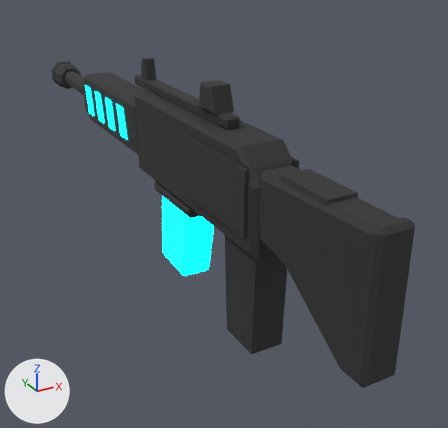
The glTF model public/assets/models/rifle.glb: old version first, new version second.
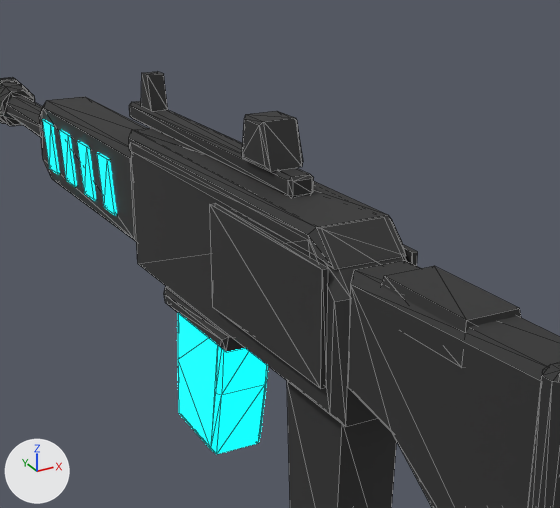
There are two pictures of each version: one whole from a 50 mm lens placed at (-0.288, -0.504, 0.266), pointed at (0.061, 0.13, -0.051), one close up on the part from 14% to 85% of the width and 4% to 72% of the height. Arrows for +X, +Y and +Z are at lower left; the lights stay in place. The older version's two pictures come first. The close-ups show mesh edges as thin lines. Where no turn or scale is listed for an object, it has been applied to the vertices. Vertices at exactly the same position are counted once.

Objects in the first close-up: 'frame', 'grip', 'heat_cell', 'heat_vents', 'trim'.
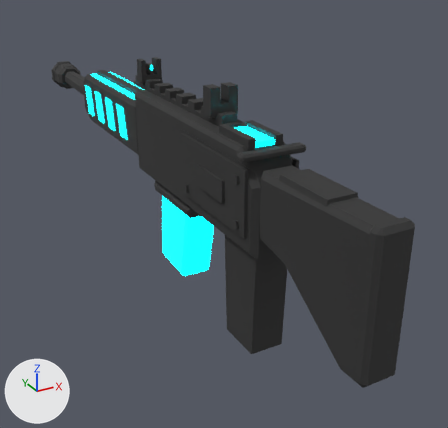
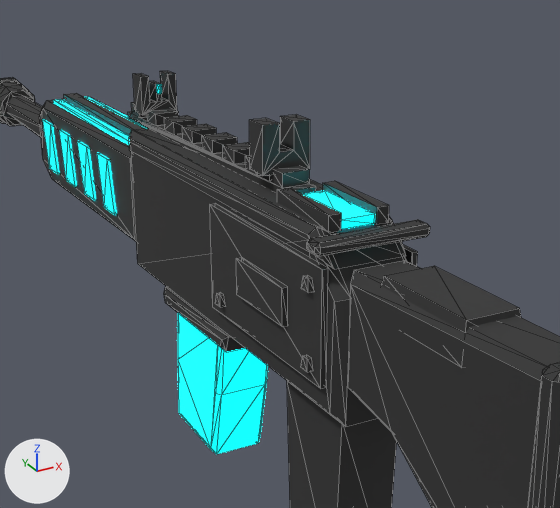
What the commit changed:
me_frame is used by ob_frame; location (0.0, 0.0, 0.0).
me_frame had 108 vertices, 196 faces and spanned x -0.025..0.025, y -0.082..0.62, z -0.012..0.1.
me_frame now has 140 vertices, 244 faces and spans x -0.032..0.025, y -0.082..0.62, z -0.012..0.1.
me_frame part 1: a new loose piece, a box spanning x -0.0315..-0.028, y -0.034..0.02, z 0.042..0.064, in mat_mat_interactive (dark grey #303030).
Part 2, on me_frame:
18 vertices are added at x -0.032..-0.029, y -0.062..0.049, z 0.026..0.078.
6 new vertices lie (0.004, 0.0, 0.0) away from vertices in x -0.032, y -0.062..0.049, z 0.026..0.071.
36 new faces join them.
me_heat_vents is used by ob_heat_vents; location (0.0, 0.0, 0.0).
me_heat_vents had 32 vertices, 48 faces and spanned x -0.023..0.023, y 0.24..0.405, z 0.03..0.07.
me_heat_vents now has 64 vertices, 96 faces and spans x -0.023..0.023, y -0.056..0.405, z 0.03..0.13.
me_heat_vents part 3: a new loose piece, a box spanning x -0.0155..-0.0085, y 0.216..0.396, z 0.082..0.0875, in mat_mat_player_cyan (cyan #00f3ff, glowing cyan #00f3ff).
me_heat_vents part 4: a new loose piece, a box spanning x 0.0085..0.0155, y 0.216..0.396, z 0.082..0.0875, in mat_mat_player_cyan (cyan #00f3ff, glowing cyan #00f3ff).
me_heat_vents part 5: a new loose piece, a box spanning x -0.0105..0.0105, y -0.056..-0.006, z 0.099..0.104, in mat_mat_player_cyan (cyan #00f3ff, glowing cyan #00f3ff).
Other edits to the shape of me_heat_vents do not show in these pictures.
me_trim is used by ob_trim; location (0.0, 0.0, 0.0).
me_trim had 128 vertices, 220 faces and spanned x -0.029..0.029, y -0.17..0.612, z -0.022..0.138.
me_trim now has 240 vertices, 428 faces and spans x -0.034..0.034, y -0.17..0.612, z -0.022..0.138.
me_trim part 6: a new loose piece, a box spanning x -0.0055..0.0055, y 0.214..0.398, z 0.084..0.091, in mat_mat_interactive (dark grey #303030).
me_trim part 7: a new loose piece, a box spanning x -0.018..-0.0105, y -0.058..-0.004, z 0.099..0.108, in mat_mat_interactive (dark grey #303030).
me_trim part 8: a new loose piece, a box spanning x 0.0105..0.018, y -0.058..-0.004, z 0.099..0.108, in mat_mat_interactive (dark grey #303030).
me_trim part 9: the loose piece of 24 vertices spanning x -0.008..0.008, y 0.0..0.24, z 0.1..0.112 is rebuilt with 72 vertices and now spans x -0.009..0.009, y 0.0..0.24, z 0.1..0.113.
me_trim part 10: the loose piece of 16 vertices spanning x -0.012..0.012, y 0.018..0.052, z 0.112..0.138 is rebuilt with 16 vertices and now spans x -0.015..0.015, y 0.018..0.034, z 0.11..0.138.
me_trim part 11: the loose piece of 8 vertices spanning x -0.006..0.006, y 0.2..0.22, z 0.112..0.136 is rebuilt with 24 vertices and now spans x -0.013..0.013, y 0.2..0.214, z 0.11..0.136.
me_trim part 12: a new loose piece of 24 vertices spanning x -0.034..0.034, y -0.074..-0.062, z 0.093..0.1, in mat_mat_interactive (dark grey #303030).

Boxes [x1, y1, x2, y2] around the edits, measured in the close-ups (560 x 508 px):
'trim', reshaped: before [0, 72, 521, 388]; after [0, 71, 521, 388]
'heat_vents', reshaped: before [43, 120, 117, 215]; after [43, 84, 375, 229]
part 1 of me_frame, added: after [236, 258, 287, 327]
part 2 of me_frame, added: after [215, 275, 313, 372]
part 3 of me_heat_vents, added (cyan): after [53, 99, 129, 145]
part 4 of me_heat_vents, added (mostly hidden): after [85, 97, 146, 128]
part 5 of me_heat_vents, added (cyan): after [303, 191, 375, 229]
part 6 of me_trim, added: after [64, 93, 146, 136]
part 7 of me_trim, added: after [277, 188, 342, 233]
part 8 of me_trim, added: after [323, 181, 389, 224]
part 9 of me_trim, rebuilt: before [129, 101, 314, 197]; after [128, 102, 316, 194]
part 10 of me_trim, rebuilt: before [242, 111, 303, 171]; after [249, 115, 310, 176]
part 11 of me_trim, rebuilt (61% wider, 12% taller): before [141, 72, 168, 111]; after [133, 71, 177, 115]
part 12 of me_trim, added: after [307, 220, 430, 256]
